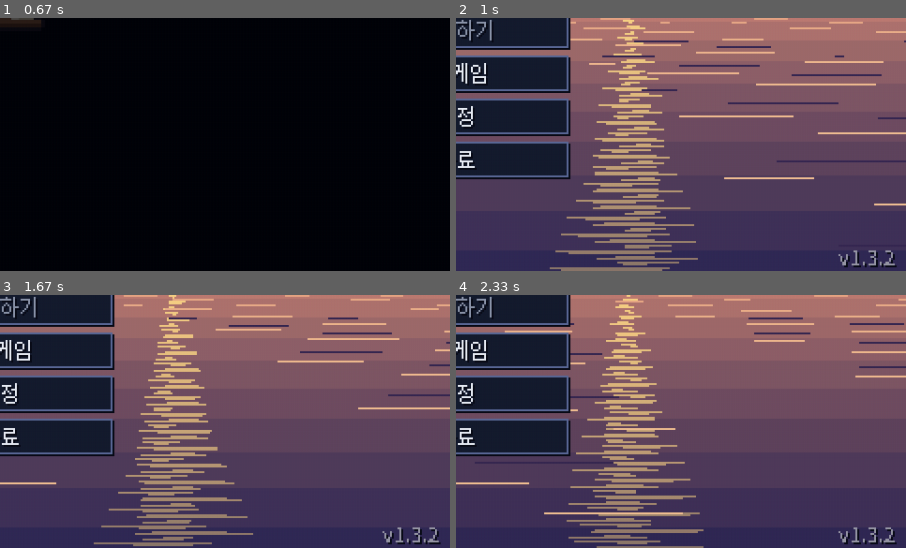
Above: before the commit, frames 1-4 (two rows, left to right).
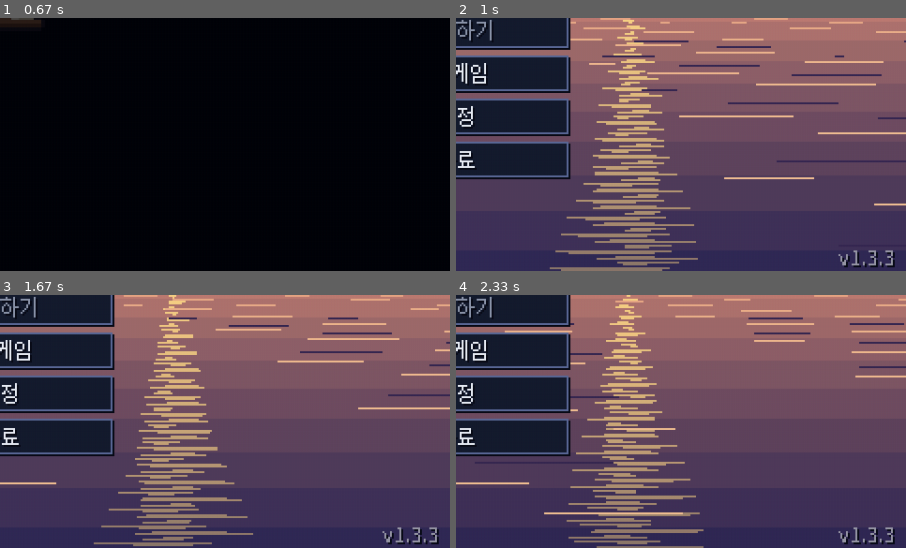
Above: after the commit, the same moments.

Repository: sinsiu60/fishingplanet
Game: pygame game, started from main.py
Two runs of this game, one before a commit and one after it. Both use one fixed random seed, a clock stepped at 60 frames per second and the inputs below.
Inputs:
- Up to frame 1 (0.67 s): type "ann" at 0.33 s
- Up to frame 2 (1 s): tap Enter at 0.67 s; type "a" at 0.88 s
- Up to frame 3 (1.67 s): tap Enter at 1.02, 1.43 s
- Up to frame 4 (2.33 s): hold Down from 2.32 s (still down)
The pictures show only the part of the screen within x 50-100%, y 50-100%; the shares and areas given below are measured in that part.

Frame 1 is identical in both runs. In frame 2, less than 0.1% of the frame differs, in the area x 94-98%, y 91-99%; in frame 3, less than 0.1%; in frame 4, less than 0.1%.

Commit message:
32비트 폰 첫 화면 종료 수정: 물결·오로라 위치·개수 배열을 np.intp 로 (np.repeat 가 int64 개수를 거부), v1.3.3
Co-Authored-By: Claude Opus 5.5 <noreply@anthropic.com>
Claude-Session: https://claude.ai/code/session_01XkZZxEWm7K26sk4a4EAFMF

Diff:
--- a/src/render/eldra_world.py
+++ b/src/render/eldra_world.py
@@ -44,7 +44,7 @@
     off = cam.parallax(0.2)
     u = np.arange(0, W, 2) + off
     col_of = np.arange(W) // 2          # 열 c 를 칠하는 줄 = c // 2 번째 (x = 0, 2, 4 … 의 x 와 x+1)
-    rows = np.arange(H, dtype=np.int64)[None, :]
+    rows = np.arange(H, dtype=np.intp)[None, :]
     rs, gs, bs, ash = layer.get_shifts()
     out = np.zeros((W, H), dtype=np.uint32)
     for band, (col, y0, amp) in enumerate((((90, 255, 180), 34, 10), ((150, 120, 255), 54, 8), ((80, 220, 255), 22, 6))):
@@ -52,7 +52,7 @@
         h = 18 + 10 * np.sin(u * 0.03 + band * 2 + t * 0.3)
         a = np.maximum(0, (70 * k * (0.6 + 0.4 * np.sin(u * 0.08 + t + band))).astype(np.int64))
         px = ((a.astype(np.uint32) << ash) | np.uint32((col[0] << rs) | (col[1] << gs) | (col[2] << bs)))[col_of]
-        ys, ye = y.astype(np.int64)[col_of], (y + h).astype(np.int64)[col_of]
+        ys, ye = y.astype(np.intp)[col_of], (y + h).astype(np.intp)[col_of]
         m = (rows >= ys[:, None]) & (rows <= ye[:, None])
         out = np.where(m, px[:, None], out)
     pygame.surfarray.blit_array(layer, out)
--- a/src/render/world.py
+++ b/src/render/world.py
@@ -351,7 +351,7 @@
         if not len(xs):
             return
         h = canvas.get_height()
-        lin = xs.astype(np.int64) * h + ys
+        lin = xs.astype(np.int64) * h + ys.astype(np.int64)
         _, last = np.unique(lin[::-1], return_index=True)
         last = len(lin) - 1 - last
         px = pygame.surfarray.pixels2d(canvas)
@@ -398,7 +398,7 @@
             return
         srow = starts // (W + 2)
         sx = starts % (W + 2) - 1
-        ys_run = (ybase[srow] + np.sin(U[srow // 2, sx] * 0.8 + t * 1.5) * amps[srow]).astype(np.int64)
+        ys_run = (ybase[srow] + np.sin(U[srow // 2, sx] * 0.8 + t * 1.5) * amps[srow]).astype(np.intp)
         pix = np.flatnonzero(flat)
         run = np.searchsorted(starts, pix, side="right") - 1
         xs = pix % (W + 2) - 1
@@ -427,8 +427,8 @@
         k = np.clip(strength * (1.0 - 0.55 * r / span), 0.0, 1.0)[:, None]
         refl = np.array(pal["reflection"], dtype=np.float64)
         cols = (water + (refl - water) * k).astype(np.int64)
-        x0 = (bx + jitter - length).astype(np.int64)
-        wdt = np.maximum(1, (length * 2).astype(np.int64))
+        x0 = (bx + jitter - length).astype(np.intp)   # 위치 · 개수는 np.intp (32비트 폰은 int32 — np.repeat 가 int64 개수를 거부, v1.3.2)
+        wdt = np.maximum(1, (length * 2).astype(np.intp))
         # 줄마다 [x0, x0 + 폭) — 화면 밖은 잘림 (fill 과 같게)
         a = np.clip(x0, 0, W)
         b = np.clip(x0 + wdt, 0, W)
--- a/src/version.py
+++ b/src/version.py
@@ -1,2 +1,2 @@
 """게임 버전 (릴리즈 태그 v<VERSION>, buildozer.spec version 과 같게)."""
-VERSION = "1.3.2"
+VERSION = "1.3.3"
Not shown, changed: DESIGN.md
Not shown, changed: RELEASE_NOTES.md
Not shown, changed: buildozer.spec
